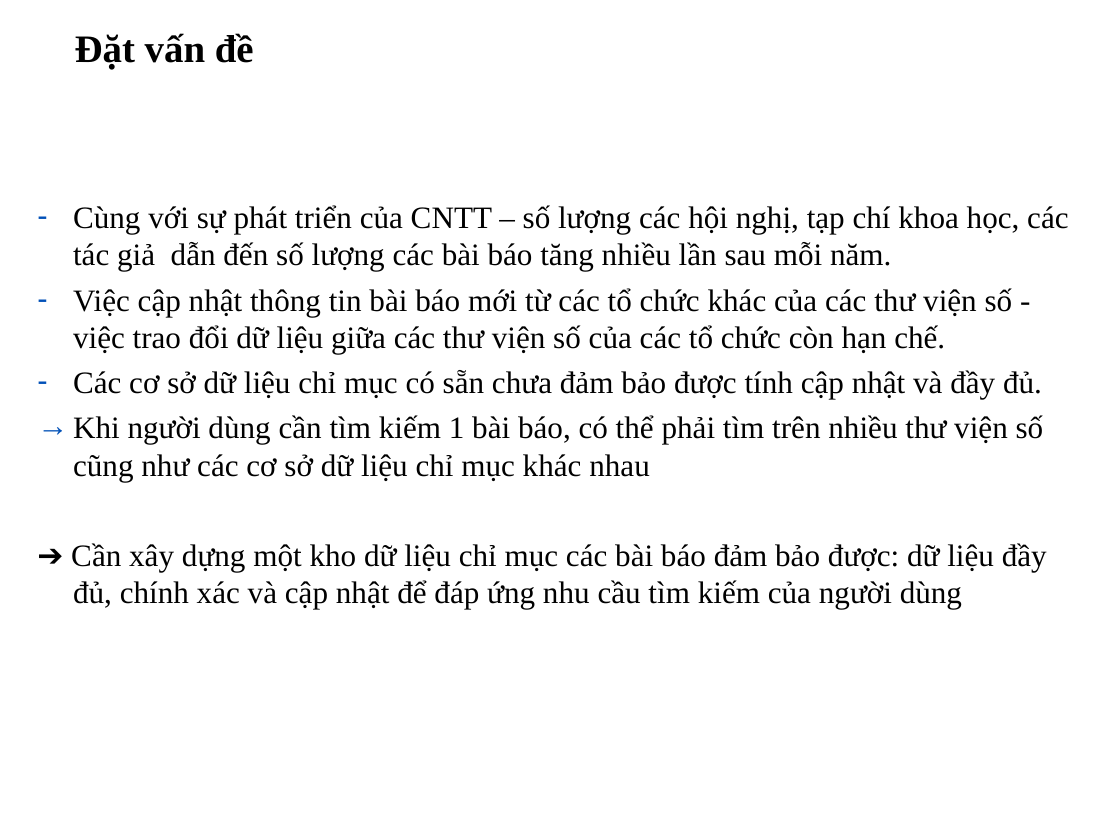
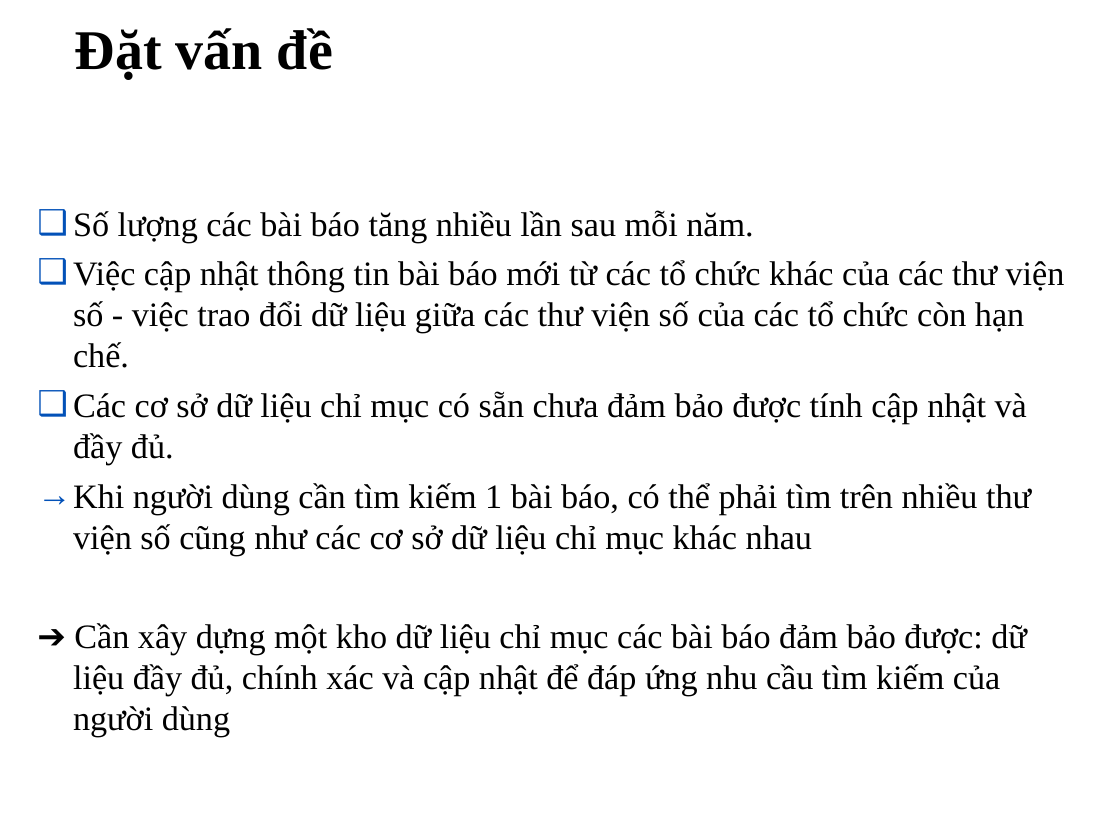
Before and after one commit to tiendv/detaitotnghiep, a slide deck: slide 3 of Report/Bao cao khoa luan/Trinh bay bao cao.ppt (slide 4 before the commit). Drawn at 1120x840 pixels with LibreOffice and Linux fonts; fonts in the diff are those of the drawing; background and template pictures are left out. Boxes give left, top, right and bottom in pixels: in the first picture for what was removed or moved away, otherwise in the second. Text is boxed around its words. In the diff, an @@ line names an element or a change of style, - is before the commit and + after.

```diff
--- a/Report/Bao cao khoa luan/Trinh bay bao cao.ppt
+++ b/Report/Bao cao khoa luan/Trinh bay bao cao.ppt
@@ title "Đặt vấn đề" at <box>75,28,333,80</box>: size 25 to 36 pt @@
@@ text at <box>73,210,753,243</box>: text changed; size 20 to 22 pt @@
-– Cùng với sự phát triển của CNTT – số lượng các hội nghị, tạp chí khoa học, các tác giả dẫn đến số lượng các bài báo tăng nhiều lần sau mỗi năm.
+❑ Số lượng các bài báo tăng nhiều lần sau mỗi năm.
@@ text at <box>73,260,1065,737</box>: size 20 to 22 pt; bullet - to ❑ @@
```
Also in this commit, not shown: 2 other slides changed, 4 slides added, 5 slides removed.
